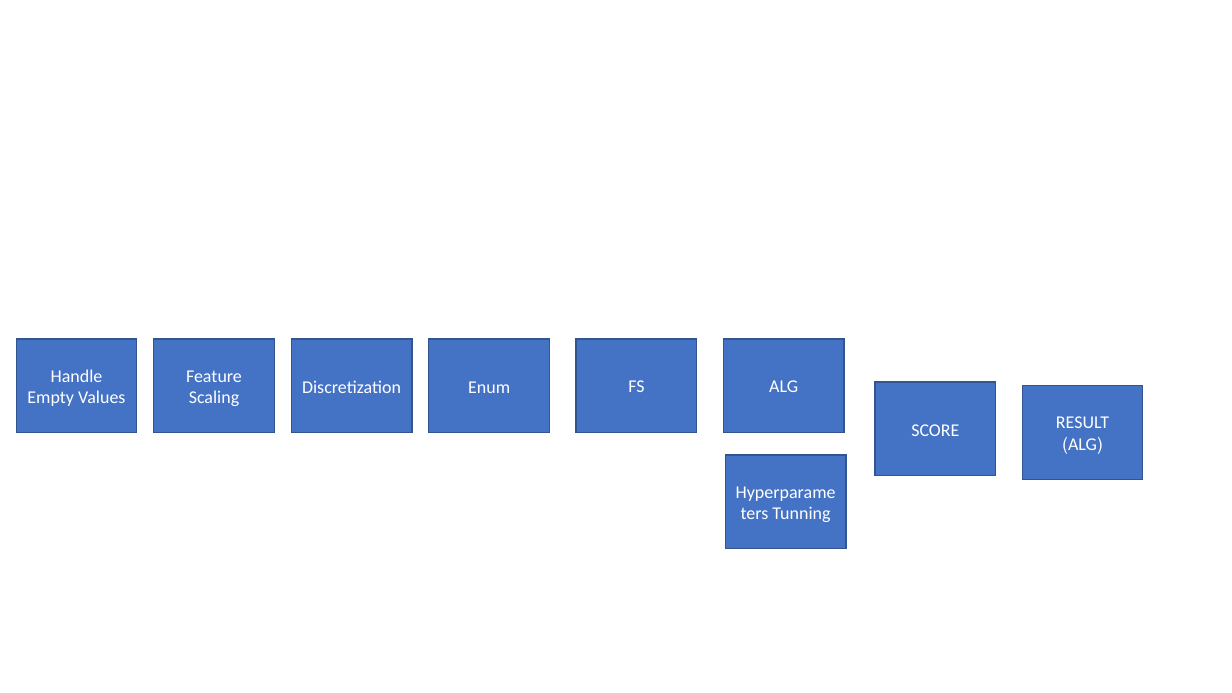
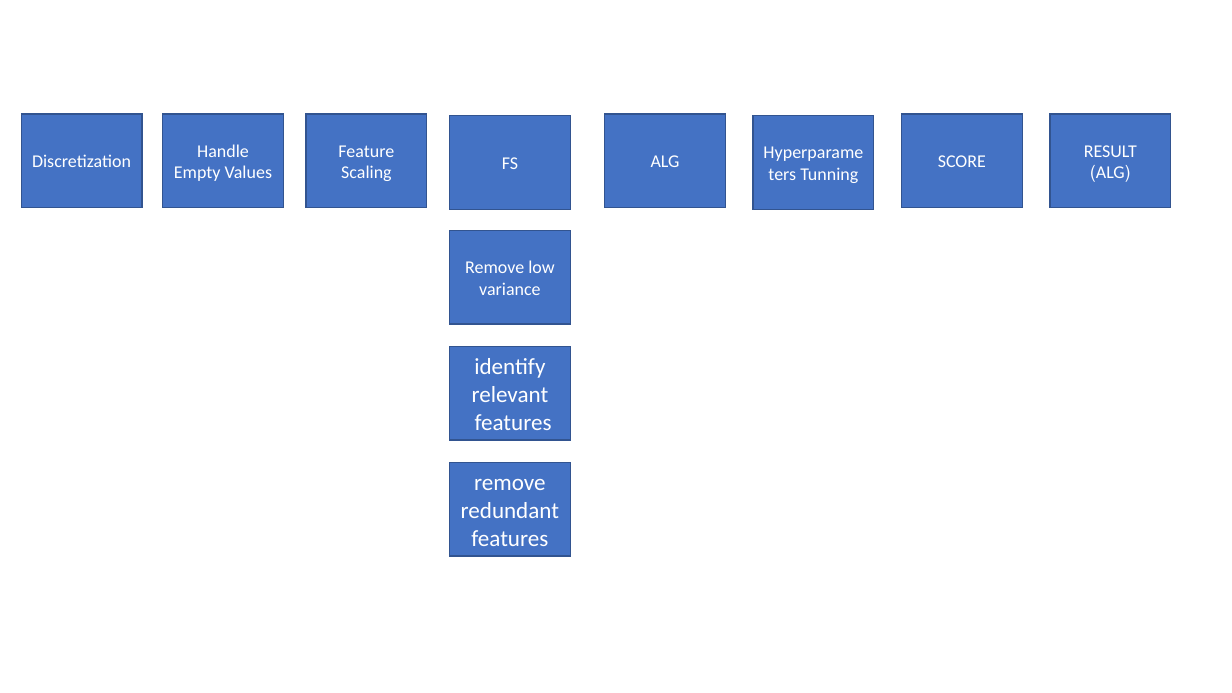
Before and after one commit to amitliron/FeatureSelecion, a slide deck: slide 28 of Presentation/Feature Selection.pptx. Drawn at 1232x693 pixels with LibreOffice and Linux fonts; fonts in the diff are those of the drawing. Boxes give left, top, right and bottom in pixels: in the first picture for what was removed or moved away, otherwise in the second. Text is boxed around its words. In the diff, an @@ line names an element or a change of style, - is before the commit and + after.

```diff
--- a/Presentation/Feature Selection.pptx
+++ b/Presentation/Feature Selection.pptx
@@ rectangle "Discretization": place and size @@
-rectangle "Discretization" at [291, 339, 412, 433]
+rectangle "Discretization" at [21, 114, 142, 207]
@@ rectangle "Handle Empty Values": place and size @@
-rectangle "Handle Empty Values" at [16, 339, 137, 433]
+rectangle "Handle Empty Values" at [163, 114, 284, 207]
@@ rectangle "Feature Scaling": place and size @@
-rectangle "Feature Scaling" at [153, 339, 274, 433]
+rectangle "Feature Scaling" at [306, 114, 427, 207]
@@ rectangle "FS": place and size @@
-rectangle "FS" at [576, 339, 697, 433]
+rectangle "FS" at [450, 116, 571, 209]
@@ rectangle "ALG": place and size @@
-rectangle "ALG" at [724, 339, 845, 433]
+rectangle "ALG" at [604, 114, 726, 207]
@@ rectangle "Hyperparameters Tunning": place and size @@
-rectangle "Hyperparameters Tunning" at [726, 455, 847, 548]
+rectangle "Hyperparameters Tunning" at [753, 116, 874, 209]
@@ rectangle "SCORE": place and size @@
-rectangle "SCORE" at [875, 383, 996, 476]
+rectangle "SCORE" at [902, 114, 1023, 207]
@@ rectangle "RESULT": place and size @@
-rectangle "RESULT" at [1022, 385, 1143, 479]
+rectangle "RESULT" at [1050, 114, 1171, 207]
@@ rectangle added at [450, 230, 571, 323], fill #4472C4, outline #325491 1 pt, 14 pt, text #FFFFFF @@
+Remove low variance
@@ rectangle removed at [429, 339, 550, 433] @@
-Enum
@@ rectangle added at [450, 347, 571, 440], fill #4472C4, outline #325491 1 pt, 18 pt, text #FFFFFF @@
+identify relevant features
@@ rectangle added at [450, 463, 571, 556], fill #4472C4, outline #325491 1 pt, 18 pt, text #FFFFFF @@
+remove redundant features
```
Also in this commit, not shown: 1 slide added.
